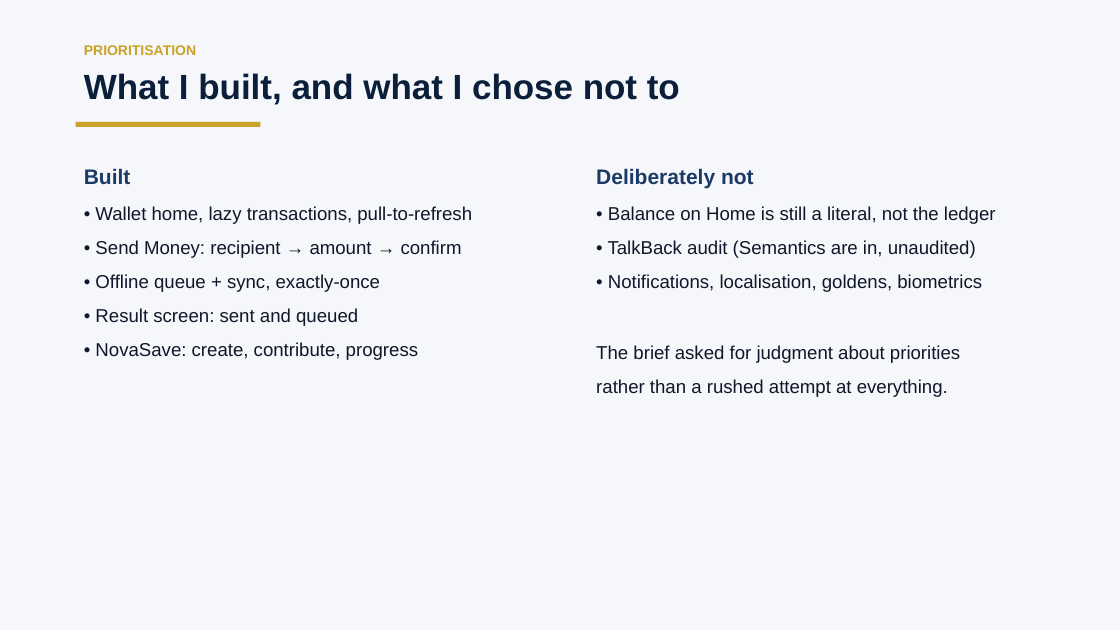
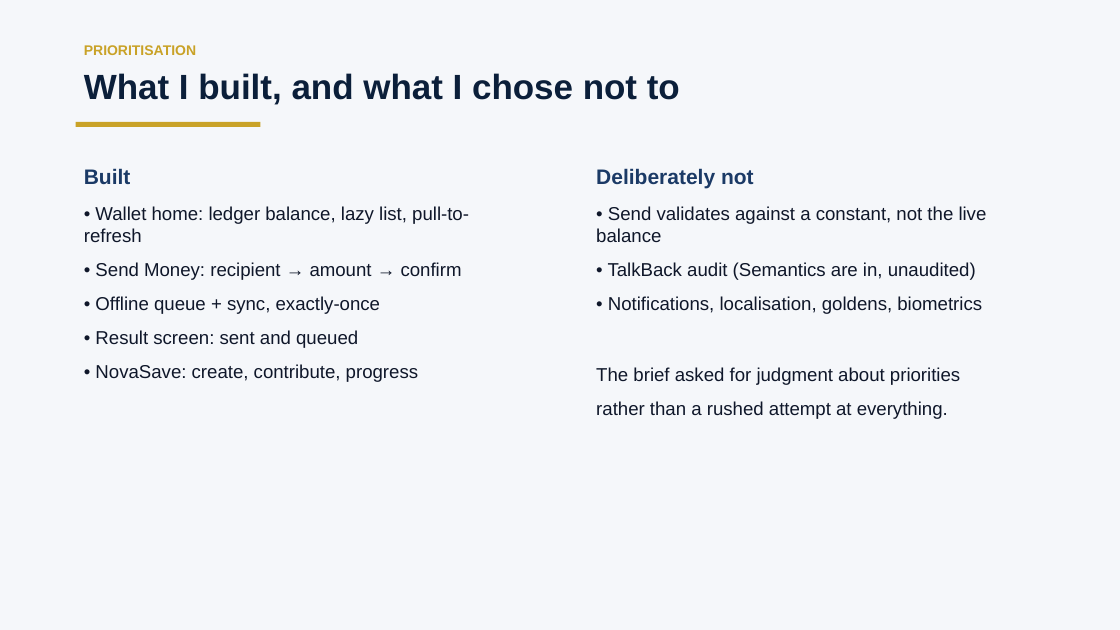
Before and after one commit to Miqhael857/NovaApp, a slide deck: slide 3 of NovaWallet_Send_and_Save_[YOUR_FULL_NAME].pptx. Drawn at 1120x630 pixels with LibreOffice and Linux fonts; fonts in the diff are those of the drawing. Boxes give left, top, right and bottom in pixels: in the first picture for what was removed or moved away, otherwise in the second. Text is boxed around its words. In the diff, an @@ line names an element or a change of style, - is before the commit and + after.

```diff
--- a/NovaWallet_Send_and_Save_[YOUR_FULL_NAME].pptx
+++ b/NovaWallet_Send_and_Save_[YOUR_FULL_NAME].pptx
@@ text at [84, 206, 469, 242]: text changed @@
-• Wallet home, lazy transactions, pull-to-refresh
+• Wallet home: ledger balance, lazy list, pull-to-refresh
@@ text at [596, 206, 987, 242]: text changed @@
-• Balance on Home is still a literal, not the ledger
+• Send validates against a constant, not the live balance
```
Also in this commit, not shown: 1 other slide changed, 7 other files.
